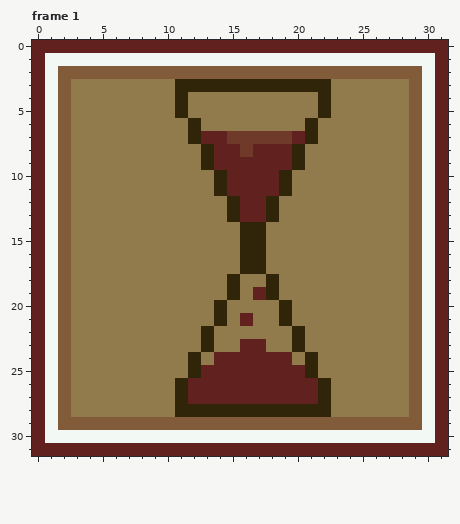
Pixel-art file, stored at assets/images/pickup_slowmotion.ase. This is how it looked before the edit.
32x32 pixels, 1 frame. Shown: frame 1. The commit also changed other frames, which this record leaves out.
After the commit:
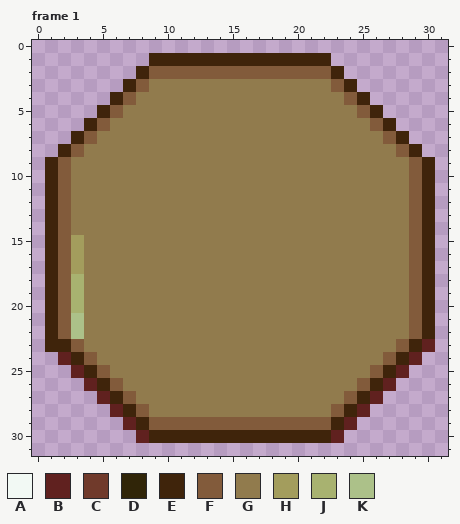
Palette (. is transparent): A #f2f9f4  B #60211f  C #703a2b  D #302508  E #3f240b  F #825b3b  G #917b4d  H #a39d5d  J #a8b270  K #acc189
Author's note on the commit: Improved pickup icons and added animations
Edits made:
layer "Background" added
layer "Layer 1" removed
Frame 1:
y 0: x 0..31 BBBBBBBBBBBBBBBBBBBBBBBBBBBBBBBB -> ................................
y 1: x 0..31 BAAAAAAAAAAAAAAAAAAAAAAAAAAAAAAB -> .........EEEEEEEEEEEEEE.........
y 2: x 0..8 BAFFFFFFF -> ........E; x 23..31 FFFFFFFAB -> E........
y 3: x 0..8 BAFGGGGGG -> .......EF; x 11..31 DDDDDDDDDDDDGGGGGGFAB -> GGGGGGGGGGGGFE.......
y 4: x 0..7 BAFGGGGG -> ......EF; x 11 D -> G; x 22 D -> G; x 24..31 GGGGGFAB -> FE......
y 5: x 0..6 BAFGGGG -> .....EF; x 11 D -> G; x 22 D -> G; x 25..31 GGGGFAB -> FE.....
y 6: x 0..5 BAFGGG -> ....EF; x 12 D -> G; x 21 D -> G; x 26..31 GGGFAB -> FE....
y 7: x 0..4 BAFGG -> ...EF; x 12..21 DBBCCCCCBD -> GGGGGGGGGG; x 27..31 GGFAB -> FE...
y 8: x 0..3 BAFG -> ..EF; x 13..20 DBBCBBBD -> GGGGGGGG; x 28..31 GFAB -> FE..
y 9: x 0..1 BA -> .E; x 13..20 DBBBBBBD -> GGGGGGGG; x 30..31 AB -> E.
y 10..11: x 0..1 BA -> .E; x 14..19 DBBBBD -> GGGGGG; x 30..31 AB -> E.
y 12..13: x 0..1 BA -> .E; x 15..18 DBBD -> GGGG; x 30..31 AB -> E.
y 14: x 0..1 BA -> .E; x 16..17 DD -> GG; x 30..31 AB -> E.
y 15..17: x 0..1 BA -> .E; x 3 G -> H; x 16..17 DD -> GG; x 30..31 AB -> E.
y 18: x 0..1 BA -> .E; x 3 G -> J; x 15 D -> G; x 18 D -> G; x 30..31 AB -> E.
y 19: x 0..1 BA -> .E; x 3 G -> J; x 15 D -> G; x 17..18 BD -> GG; x 30..31 AB -> E.
y 20: x 0..1 BA -> .E; x 3 G -> J; x 14 D -> G; x 19 D -> G; x 30..31 AB -> E.
y 21: x 0..1 BA -> .E; x 3 G -> K; x 14 D -> G; x 16 B -> G; x 19 D -> G; x 30..31 AB -> E.
y 22: x 0..1 BA -> .E; x 3 G -> K; x 13 D -> G; x 20 D -> G; x 30..31 AB -> E.
y 23: x 0..3 BAFG -> .EEF; x 13 D -> G; x 16..17 BB -> GG; x 20 D -> G; x 28..31 GFAB -> FEB.
y 24: x 0..4 BAFGG -> ..BEF; x 12 D -> G; x 14..19 BBBBBB -> GGGGGG; x 21 D -> G; x 27..31 GGFAB -> FEB..
y 25: x 0..5 BAFGGG -> ...BEF; x 12..21 DBBBBBBBBD -> GGGGGGGGGG; x 26..31 GGGFAB -> FEB...
y 26: x 0..6 BAFGGGG -> ....BEF; x 11..22 DBBBBBBBBBBD -> GGGGGGGGGGGG; x 25..31 GGGGFAB -> FEB....
y 27: x 0..7 BAFGGGGG -> .....BEF; x 11..22 DBBBBBBBBBBD -> GGGGGGGGGGGG; x 24..31 GGGGGFAB -> FEB.....
y 28: x 0..8 BAFGGGGGG -> ......BEF; x 11..31 DDDDDDDDDDDDGGGGGGFAB -> GGGGGGGGGGGGFEB......
y 29: x 0..8 BAFFFFFFF -> .......BE; x 23..31 FFFFFFFAB -> EB.......
y 30: x 0..31 BAAAAAAAAAAAAAAAAAAAAAAAAAAAAAAB -> ........BEEEEEEEEEEEEEEB........
y 31: x 0..31 BBBBBBBBBBBBBBBBBBBBBBBBBBBBBBBB -> ................................
Changed places in both pictures, as pixel boxes (x1, y1, x2, y2):
changed: (32, 40, 448, 456)
